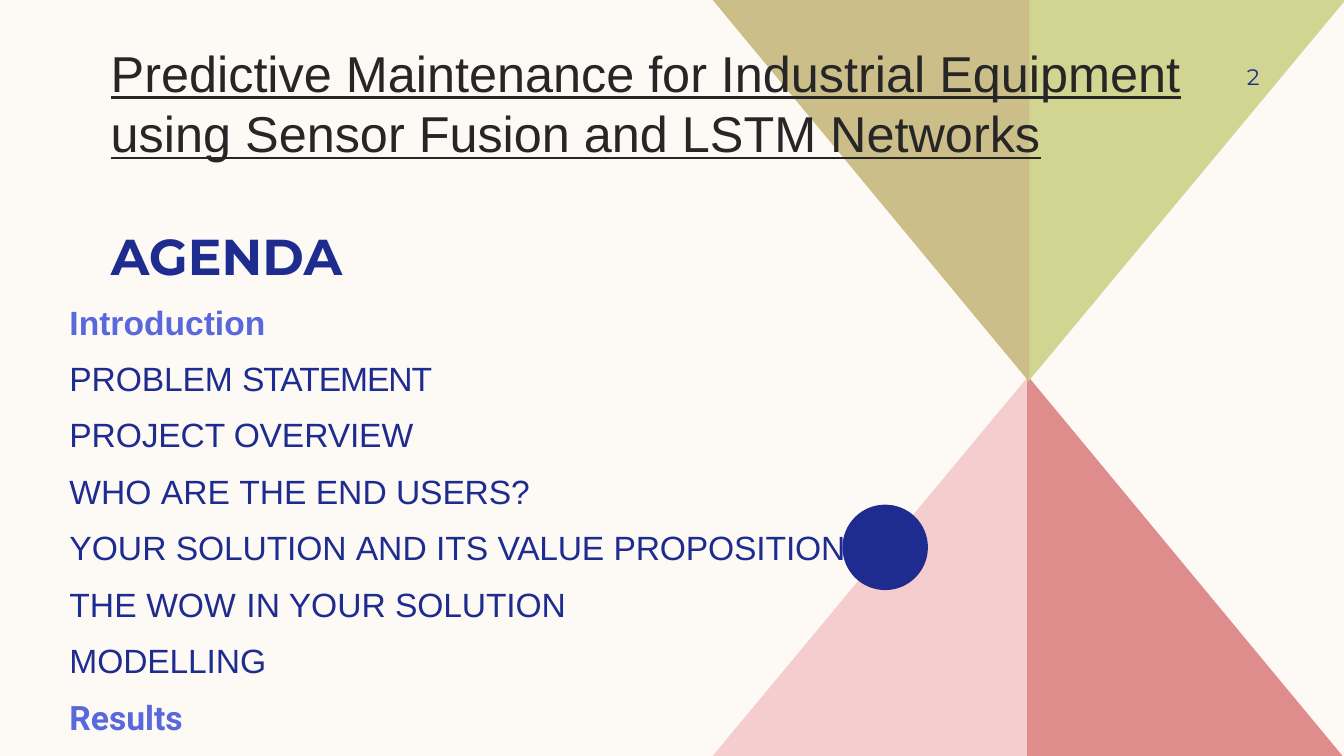
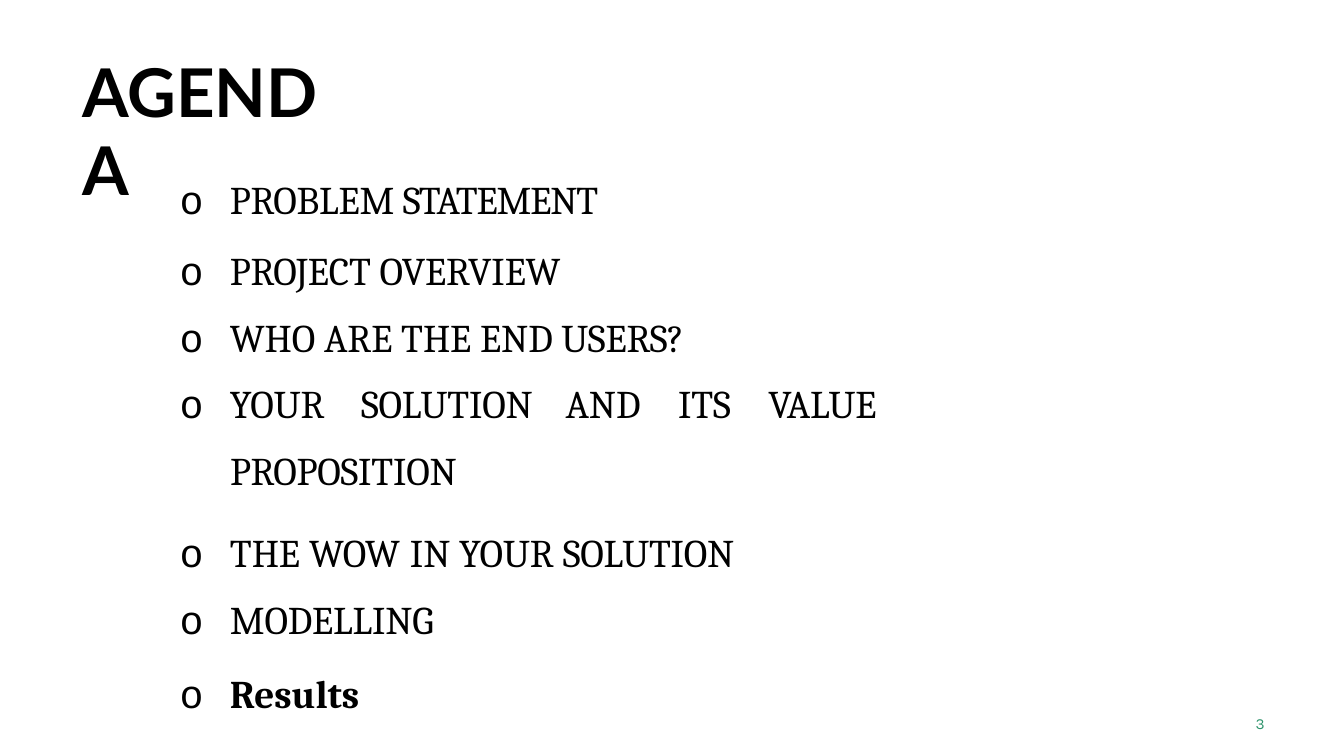
Before and after one commit to kuttipillai/TNSDC_Generative-AI, a slide deck: slide 2 of Predictive Maintenance.pptx. Drawn at 1344x756 pixels with LibreOffice and Linux fonts; fonts in the diff are those of the drawing; background and template pictures are left out. Boxes give left, top, right and bottom in pixels: in the first picture for what was removed or moved away, otherwise in the second. Text is boxed around its words. In the diff, an @@ line names an element or a change of style, - is before the commit and + after.

```diff
--- a/Predictive Maintenance.pptx
+++ b/Predictive Maintenance.pptx
@@ background #FDFAF6 to picture (left out) @@
@@ freeform shape removed at [713,0,1029,382] @@
@@ freeform shape removed at [1027,0,1344,382] @@
@@ text "AGENDA": place and size @@
-text "AGENDA" at [111,239,342,276]
+text "AGENDA" at [83,52,356,135]
@@ text "AGENDA" at [83,52,356,135]: size 36 to 48 pt, font Montserrat to Lato, text colour #1F2C8F to #000000, letter spacing 0 to -0.1 pt; line spacing 1 to 55.7pt; vertical alignment bottom to top @@
@@ text removed at [111,52,1180,162] @@
-Predictive Maintenance for Industrial Equipment using Sensor Fusion and LSTM Networks
@@ page number removed at [1247,69,1260,85] @@
-2
@@ text added at [180,187,599,215], 28 pt, text #000000 @@
+o PROBLEM STATEMENT
@@ text added at [180,258,876,486], 28 pt, text #000000 @@
+o PROJECT OVERVIEW
+o WHO ARE THE END USERS?
+o YOUR SOLUTION AND ITS VALUE
+PROPOSITION
@@ text removed at [69,310,846,731] @@
-Introduction
-PROBLEM STATEMENT
-PROJECT OVERVIEW
-WHO ARE THE END USERS?
-YOUR SOLUTION AND ITS VALUE PROPOSITION
-THE WOW IN YOUR SOLUTION
-MODELLING
-Results
@@ freeform shape removed at [712,375,1029,756] @@
@@ freeform shape removed at [1027,375,1344,756] @@
@@ freeform shape removed at [843,505,929,591] @@
@@ text added at [180,540,735,635], 28 pt, text #000000 @@
+o THE WOW IN YOUR SOLUTION
+o MODELLING
@@ text added at [180,680,359,709], 28 pt, text #000000, bold @@
+o Results
@@ text added at [1256,719,1265,729], 11 pt, text #2D936B @@
+3
```
Also in this commit, not shown: 8 other slides changed, 1 slide added, 2 slides removed.
